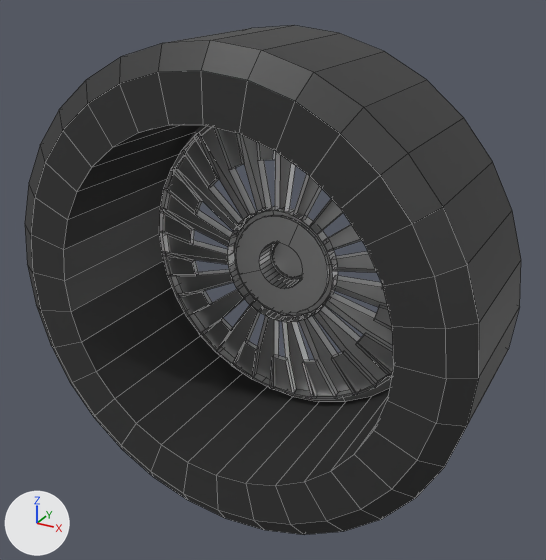
The FBX model DriftPaint/Assets/3D_Models/Cars/AE86/Rim_L.fbx: old version first, new version second.
Camera for both pictures: a 50 mm camera at (-0.596, -0.018, 0.587) aimed at (-0.939, 0.605, 0.276). Arrows for +X, +Y and +Z are at lower left; the lights stay in place. The first picture is the older version. Mesh edges are drawn as thin lines.

In view in the first picture: 'Rims.001', 'Tires.001'.
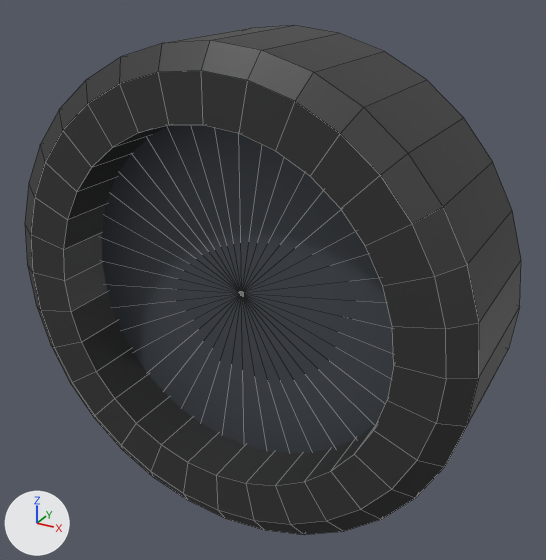
Boxes [x1, y1, x2, y2] around the edits, measured in the pictures (546 x 560 px; the box of a moved part takes in the faces that stretch with it):
'Rims.001', reshaped: before [159, 125, 394, 402]; after [102, 125, 394, 454]
part 1 of me_circle_001, added: after [102, 125, 394, 454]
part 2 of me_circle_001, moved or reshaped (not visible afterwards): before [159, 126, 394, 399]

What changed in the scene script:
```text
Add mat_rotor_grafito:
    mat_rotor_grafito = principled_material('Rotor grafito')
    mat_rotor_grafito.base_color = (0.095, 0.109, 0.127)  # dark grey #575d64
    mat_rotor_grafito.metallic = 0.54
    mat_rotor_grafito.roughness = 0.58
Change me_circle_001:
    used by ob_rims_001; location = (0.0, 0.0, 0.0)
    remove me_circle_001.from_pydata(...)  # 899 vertices, 532 faces; spans x -1.143..-0.763, y 0.641..0.686, z 0.083..0.464
    add me_circle_001.from_pydata(...)  # 1379 vertices, 1012 faces; spans x -1.143..-0.763, y 0.565..0.686, z 0.083..0.464
    me_circle_001 part 1: a new loose piece of 480 vertices spanning x -1.138..-0.768, y 0.565..0.658, z 0.088..0.458, in mat_rotor_grafito (dark grey #575d64)
    me_circle_001 part 2
    190 faces are deleted
    190 new faces join them, mat_material_006 (grey #bebebe)
    add me_circle_001.materials.append(mat_rotor_grafito)  # dark grey #575d64
```
